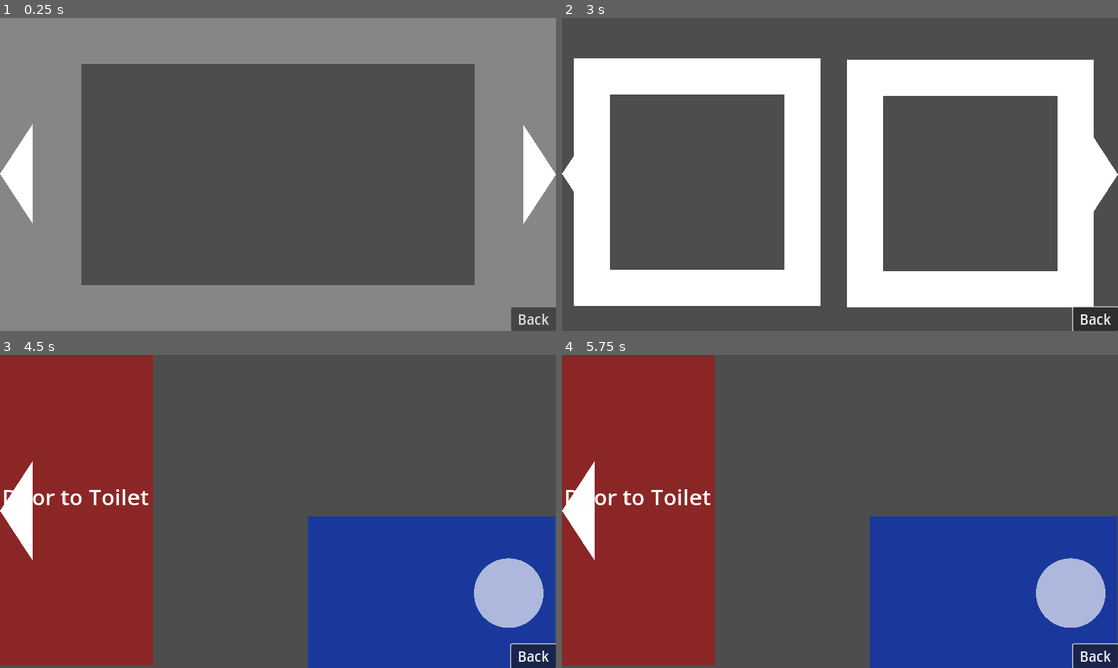
Above: before the commit, frames 1-4 (two rows, left to right).
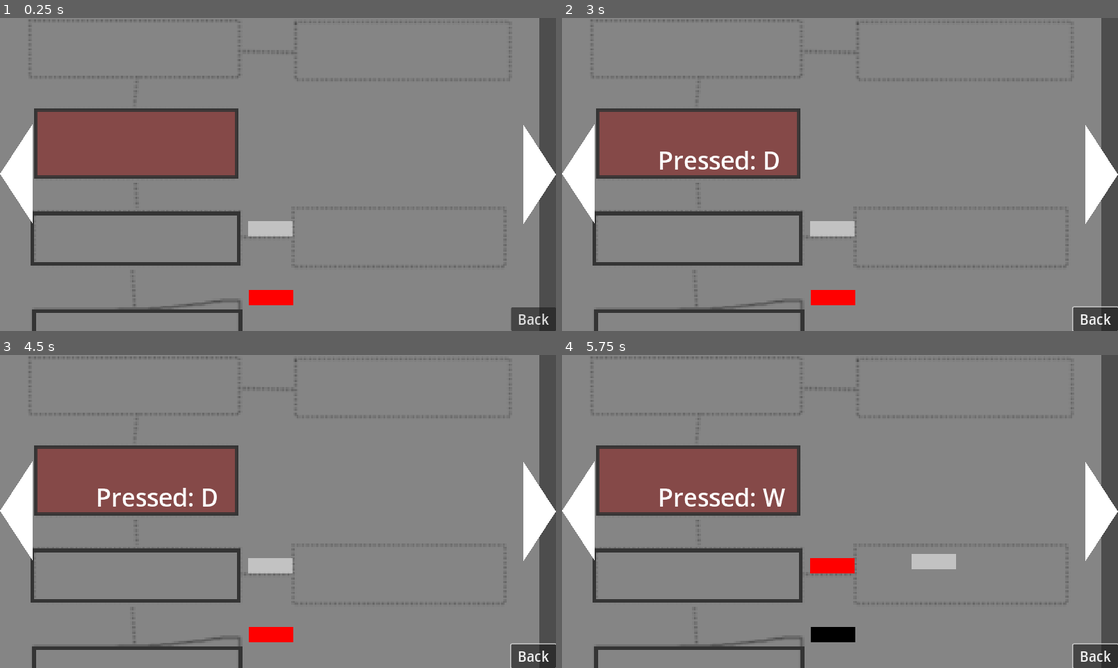
Above: after the commit, the same moments.

Repository: mazilimka/Full-House
Game: Godot game, scene res://test_scenes/test_arrow_workplaces.tscn
The game is run twice, just before and just after one commit, with the same random seed, the same clock (stepped at 60 frames per second) and the same inputs. This scene is started directly instead of the project's main scene.
Inputs (mouse positions are in pixels of both pictures, inside the frame that each line leads up to):
- Up to frame 1 (0.25 s): no input
- Up to frame 2 (3 s): click (578, 174) at 0.5 s; click (1101, 174) at 1.25 s; click "Back" at 2 s; move the mouse to (962, 158) at 2.77 s; hold D (move_right) from 2.78 s (still down); click (962, 158) at 2.85 s
- Up to frame 3 (4.5 s): move the mouse to (166, 527) at 3.52 s; release D (move_right) at 3.53 s; hold S (move_down) 3.53-4.28 s; click (166, 527) at 3.6 s; move the mouse to (333, 442) at 4.27 s; hold D (move_right) from 4.28 s (still down); click (333, 442) at 4.35 s
- Up to frame 4 (5.75 s): move the mouse to (812, 574) at 5.02 s; release D (move_right) at 5.03 s; hold W (move_up) from 5.03 s (still down); click (812, 574) at 5.1 s

The runs differ from the first frame. In frame 1, 56% of the frame differs, in the area x 5-100%, y 0-100%; in frame 2, 94%; in frame 3, 97%, in the area x 0-100%, y 0-100%; in frame 4, 97%.
Error before the commit: Parse Error: Expected variable name after "var". (res://Autoloads/Global.gd:6)
Error after the commit: Invalid call. Nonexistent function 'set_default_input_object' in base 'Nil'. (res://Autoloads/GlobalHUD/GlobalHUD.gd:74)

Commit message:
The exercise is completed

Diff:
--- a/Autoloads/Global.gd
+++ b/Autoloads/Global.gd
@@ -3,7 +3,7 @@
 var CurrentRoom
 var CurrentSide
 
-var  = [0, 1, 2,3 ]
+#var  = [0, 1, 2,3 ]
 
 func get_component(_node: Node, _comp_name: String):
 	return _node.get_node_or_null(_comp_name)
--- a/Screens/screen.gd
+++ b/Screens/screen.gd
@@ -1,25 +1,104 @@
-extends Node
+extends Sprite2D
+
+
+@onready var new_rect := preload('res://Screens/screen.gd')
+
+@export var to_left: Node2D
+@export var to_right: Node2D
+@export var to_up: Node2D
 
 # просто прямоугольник на экране
 # на текущий прямоугольник должна указывать метка
 
 # доступные действия на текущем скрине, пока доступны все
-var actions_array = ["go to left", "go to right", "go up", "go down"]
+var actions_array = [to_left, to_right, to_up]
 
 
-func _close():
+#func _ready() -> void:
+	#_add_teture()
+
+
+func _add_texture():
+	texture = load('res://Assets/Simple Shapes/Square.png')
+	show()
+	modulate = Color.BLACK
+	scale = Vector2(0.18, 0.063)
+	return self
+
+
+func _create_rect():
+	var sprite = Sprite2D.new()
+	sprite.set_script(new_rect)
+	get_parent().add_child(sprite)
+	return sprite
+
+
+func close():
+	hide_next_rect()
+	hide()
+
 	# когда один оставшийся прямоугольник мы не можем его закрыть
 	# "go down" убрать текущий прямоугольник
 	# передать управление предыдущему активному прямоугольнику
 	pass
 
 # поменять текущий верхний скрин на другой в иерархии
-func _go_to_screen():
+func go_to_screen(what: String):
+	var rect
+	match what:
+		'left':
+			rect = to_left
+			rect._add_texture()
+
+		'right':
+			rect = to_right
+			rect._add_texture()
+
 	# заспавнить новый прямоугольник слева или справа
 	# и передать ему управление
-	pass
+	return rect
 
-func _add_above():
+func add_above():
+	var rect = to_up
+	#rect.global_position = global_position + Vector2(0, -90)
+	rect._add_texture()
 	# "go up" добавить новый прямоугольник на экране со смещение вверх и вправо
 	# и передать ему активное управление
-	pass
+	return rect
+
+
+func _add_blur_texture():
+	texture = load('res://Assets/Simple Shapes/Square.png')
+	show()
+	modulate = Color(1, 1, 1, 0.5)
+	scale = Vector2(0.18, 0.063)
+
+
+func hide_next_rect():
+	if to_left:
+		print('left')
+		to_left.hide()
+		pass
+	elif to_right:
+		print('right')
+		to_right.hide()
+		pass
+	elif to_up:
+		print('up')
+		to_up.hide()
+		pass
+
+
+func set_next_rect():
+	if to_left:
+		print('left')
+		to_left._add_blur_texture()
+		pass
+	elif to_right:
+		print('right')
+		to_right._add_blur_texture()
+		pass
+	elif to_up:
+		print('up')
+		to_up._add_blur_texture()
+		pass
--- /dev/null
+++ b/test_scenes/manager.gd
@@ -0,0 +1,50 @@
+extends Node
+
+var all_rects := []
+var prev_layout
+var current_rect:
+	set(value):
+		if current_rect is Node2D:
+			current_rect.modulate = Color.BLACK
+		current_rect = value
+		if current_rect is Node2D:
+			current_rect.modulate = Color.RED
+
+
+func _ready() -> void:
+	current_rect = get_node('../Rect')
+	current_rect = current_rect._add_texture()
+	all_rects.append(current_rect)
+	current_rect.set_next_rect()
+
+
+func _input(event: InputEvent) -> void:
+	if Input.is_action_just_pressed("move_left") and current_rect.to_left:
+		current_rect.hide_next_rect()
+		current_rect = current_rect.go_to_screen('left')
+		#all_rects.append(current_rect)
+		current_rect.set_next_rect()
+
+	if Input.is_action_just_pressed('move_right') and current_rect.to_right:
+		current_rect.hide_next_rect()
+		current_rect = current_rect.go_to_screen('right')
+		#all_rects.append(current_rect)
+		current_rect.set_next_rect()
+
+	if Input.is_action_just_pressed("move_down"):
+		assert(all_rects != null)
+		if all_rects.size() == 1:
+			return
+		current_rect.close()
+		all_rects.pop_back()
+		current_rect = all_rects.back()
+
+	if Input.is_action_just_pressed("move_up") and current_rect.to_up:
+		assert(all_rects != null)
+		current_rect = current_rect.add_above()
+		all_rects.append(current_rect)
+		current_rect.set_next_rect()
+
+	if event is InputEventKey:
+		$"../Label".text = str('Pressed: ' + OS.get_keycode_string(event.get_physical_keycode_with_modifiers()))
+		$"../Label".global_position = Vector2(199, 259)
--- /dev/null
+++ b/test_scenes/screen.gd
@@ -0,0 +1 @@
+extends Node2D
--- /dev/null
+++ b/test_scenes/screens.gd
@@ -0,0 +1 @@
+extends Node2D
--- a/test_scenes/test_arrow_workplaces.tscn
+++ b/test_scenes/test_arrow_workplaces.tscn
@@ -1,37 +1,64 @@
-[gd_scene load_steps=3 format=3 uid="uid://dvk4h4jbjic42"]
+[gd_scene load_steps=4 format=3 uid="uid://dvk4h4jbjic42"]
 
-[ext_resource type="Script" path="res://components/SideManagerComponent.gd" id="5_d5fch"]
-
-[sub_resource type="GDScript" id="GDScript_0s7vj"]
-script/source = "extends Node2D
-
-@onready var side_manager_component: SideManagerComponent = %SideManagerComponent
-
-var sides := {
-	-2: preload('res://Screens/WorkRoom/WorkRoomBack/wr_back.tscn'),
-	-1: preload('res://Screens/WorkRoom/WorkRoomLeft/wr_left.tscn'),
-	0: preload('res://Screens/WorkRoom/WorkRoomFront/wr_front.tscn'),
-	1: preload('res://Screens/WorkRoom/WorkRoomRight/wr_right.tscn'),
-	2: preload('res://Screens/WorkRoom/WorkRoomBack/wr_back.tscn')
-}
-
-func _init() -> void:
-	add_screens()
-
-
-func add_screens():
-	var array_keys = sides.keys()
-	for id in array_keys:
-		var scene_instance = sides[id].instantiate()
-		add_child(scene_instance, true)
-		sides[id] = scene_instance
-		if scene_instance != get_node('WrFront'):
-			scene_instance.hide()
-"
+[ext_resource type="Script" path="res://Screens/screen.gd" id="2_7ruwd"]
+[ext_resource type="Script" path="res://test_scenes/manager.gd" id="3_hcipy"]
+[ext_resource type="Texture2D" uid="uid://b4d7w6r6nlauf" path="res://exercise1.png" id="3_m1ypj"]
 
 [node name="TestArrowWorkplaces" type="Node2D"]
-script = SubResource("GDScript_0s7vj")
 
-[node name="SideManagerComponent" type="Node" parent="."]
+[node name="Exercise1" type="Sprite2D" parent="."]
+modulate = Color(1, 1, 1, 0.317647)
+position = Vector2(517, 337)
+scale = Vector2(3.75221, 3.75221)
+texture = ExtResource("3_m1ypj")
+
+[node name="Rect" type="Sprite2D" parent="." node_paths=PackedStringArray("to_up")]
 unique_name_in_owner = true
-script = ExtResource("5_d5fch")
+position = Vector2(562, 579)
+scale = Vector2(0.179688, 0.0625)
+script = ExtResource("2_7ruwd")
+to_up = NodePath("../Rect2")
+
+[node name="Rect2" type="Sprite2D" parent="." node_paths=PackedStringArray("to_right", "to_up")]
+unique_name_in_owner = true
+position = Vector2(560, 436)
+scale = Vector2(0.179688, 0.0625)
+script = ExtResource("2_7ruwd")
+to_right = NodePath("../Rect3")
+to_up = NodePath("../Rect4")
+
+[node name="Rect3" type="Sprite2D" parent="." node_paths=PackedStringArray("to_left")]
+unique_name_in_owner = true
+position = Vector2(771, 428)
+scale = Vector2(0.179688, 0.0625)
+script = ExtResource("2_7ruwd")
+to_left = NodePath("../Rect2")
+
+[node name="Rect4" type="Sprite2D" parent="." node_paths=PackedStringArray("to_up")]
+unique_name_in_owner = true
+position = Vector2(555, 290)
+scale = Vector2(0.179688, 0.0625)
+script = ExtResource("2_7ruwd")
+to_up = NodePath("../Rect5")
+
+[node name="Rect5" type="Sprite2D" parent="." node_paths=PackedStringArray("to_right")]
+unique_name_in_owner = true
+position = Vector2(555, 155)
+scale = Vector2(0.179688, 0.0625)
+script = ExtResource("2_7ruwd")
+to_right = NodePath("../Rect6")
+
+[node name="Rect6" type="Sprite2D" parent="." node_paths=PackedStringArray("to_left")]
+unique_name_in_owner = true
+position = Vector2(769, 149)
+scale = Vector2(0.179688, 0.0625)
+script = ExtResource("2_7ruwd")
+to_left = NodePath("../Rect5")
+
+[node name="Manager" type="Node" parent="."]
+script = ExtResource("3_hcipy")
+
+[node name="Label" type="Label" parent="."]
+offset_right = 40.0
+offset_bottom = 23.0
+theme_override_font_sizes/font_size = 50
Binary file added: exercise1.png
Not shown, added: exercise1.png.import
